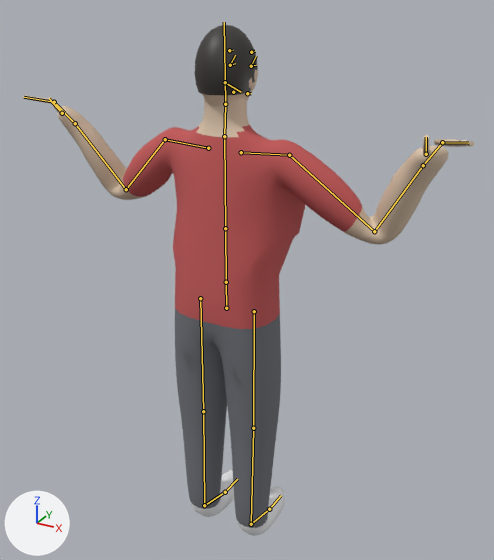
The Blender file source_art/char_marco.blend as it was, and as the next commit left it.
Camera for both pictures: a 50 mm lens placed at (1.021, -1.721, 1.917), pointed at (0.012, 0.114, 0.999). The lights are fixed; the arrows at lower left show +X, +Y and +Z. The first picture is the older version. Both versions are drawn at frame 0 of the action 'arms_cross'; the numbers are the values there. The bones that bend it are drawn over the model as lines.

The first picture shows 'marco_Mesh'.
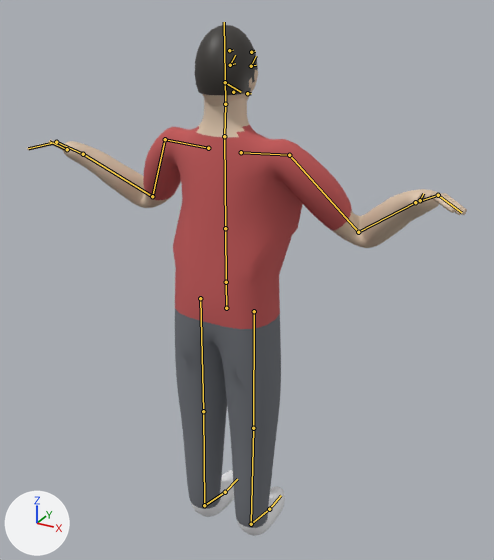
Pixel boxes (x1, y1, x2, y2) of what changed, in the pictures (494 x 560 px):
'marco_Mesh', posed: before (23, 25, 474, 536); after (27, 25, 467, 536)
bone 'UpperArm.R', root to tip: before (289, 155) to (374, 231); after (289, 155) to (358, 232)
bone 'UpperArm.L', root to tip: before (165, 139) to (126, 189); after (165, 139) to (152, 196)

The change in detail:
Bone 'UpperArm.R' (bone_upperarm_r) turns from (44, 57, 32) to (56, 61, 63) degrees about its own x, y and z.
Bone 'UpperArm.L' (bone_upperarm_l) turns from (44, -57, -32) to (56, -61, -63) degrees about its own x, y and z.
